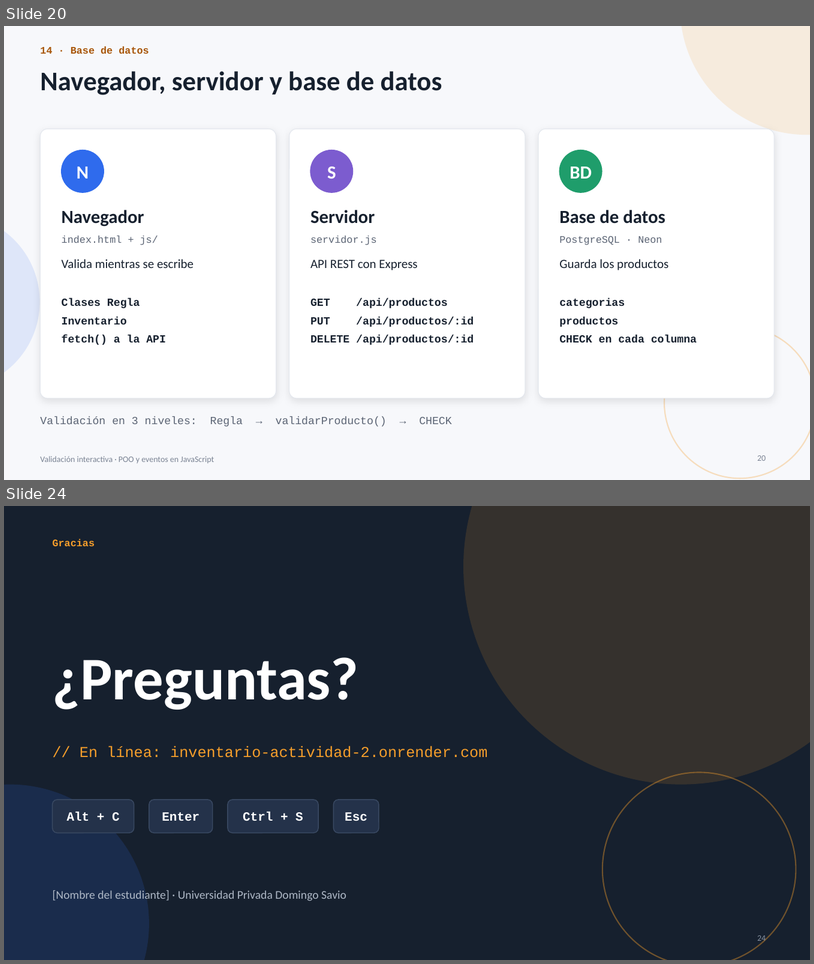
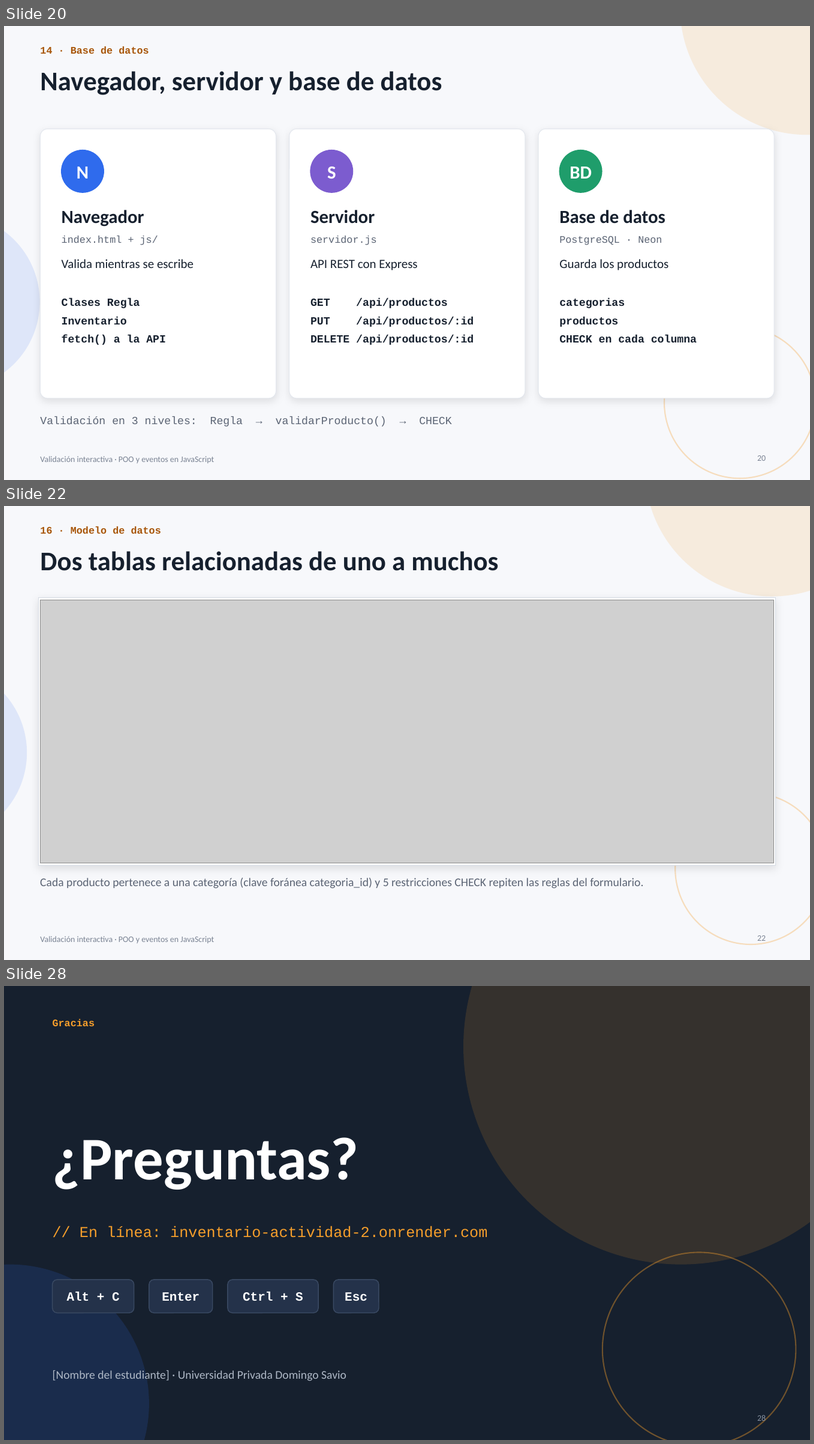
Before and after one commit to franconex/Actividad-2-DW2, a slide deck: Presentacion_POO_Eventos_PRO.pptx. Shown one above the other, each under a label of ours: slides 20 and 24 before the commit, slides 20, 22 and 28 after it; the slides between them are not shown. The pictures are 814x964 and 814x1444 pixels, drawn with LibreOffice and Linux fonts; fonts in the diff are those of the drawing; grey boxes stand for pictures. Boxes give left, top, right and bottom in pixels: in the first picture for what was removed or moved away, otherwise in the second. Text is boxed around its words. In the diff, an @@ line names an element or a change of style, - is before the commit and + after.

```diff
--- a/Presentacion_POO_Eventos_PRO.pptx
+++ b/Presentacion_POO_Eventos_PRO.pptx
@@ slide 22 added at <box>4,506,810,960</box>, background #F7F8FB; not listed: 1 template element that a slide beside it also shows @@
@@ ellipse added at <box>646,506,810,596</box>, fill #F59E2B at 14% opacity @@
@@ text added at <box>40,526,161,534</box>, 12 pt, text #A8560A, bold @@
+16 · Modelo de datos
@@ title added at <box>40,551,498,571</box>, 32 pt, text #16202E, bold @@
+Dos tablas relacionadas de uno a muchos
@@ rectangle added at <box>38,597,776,865</box>, fill #FFFFFF, outline #D5DBE4 0.75 pt @@
@@ picture added at <box>40,600,775,863</box> @@
@@ ellipse added at <box>4,664,27,840</box>, fill #2F6BED at 12% opacity @@
@@ ellipse added at <box>675,793,810,944</box>, outline #F59E2B 1.5 pt @@
@@ text added at <box>40,877,644,888</box>, 14 pt, text #5B6474 @@
+Cada producto pertenece a una categoría (clave foránea categoria_id) y 5 restricciones CHECK repiten las reglas del formulario.
@@ page number added at <box>758,935,766,943</box>, 10 pt, text #7B8494 @@
+22
@@ what was slide 24 is now slide 28 @@
@@ page number at <box>758,1414,766,1423</box>: text changed @@
-24
+28
```
Also in this commit, not shown: 4 slides changed, 3 other slides added, 2 other files.
